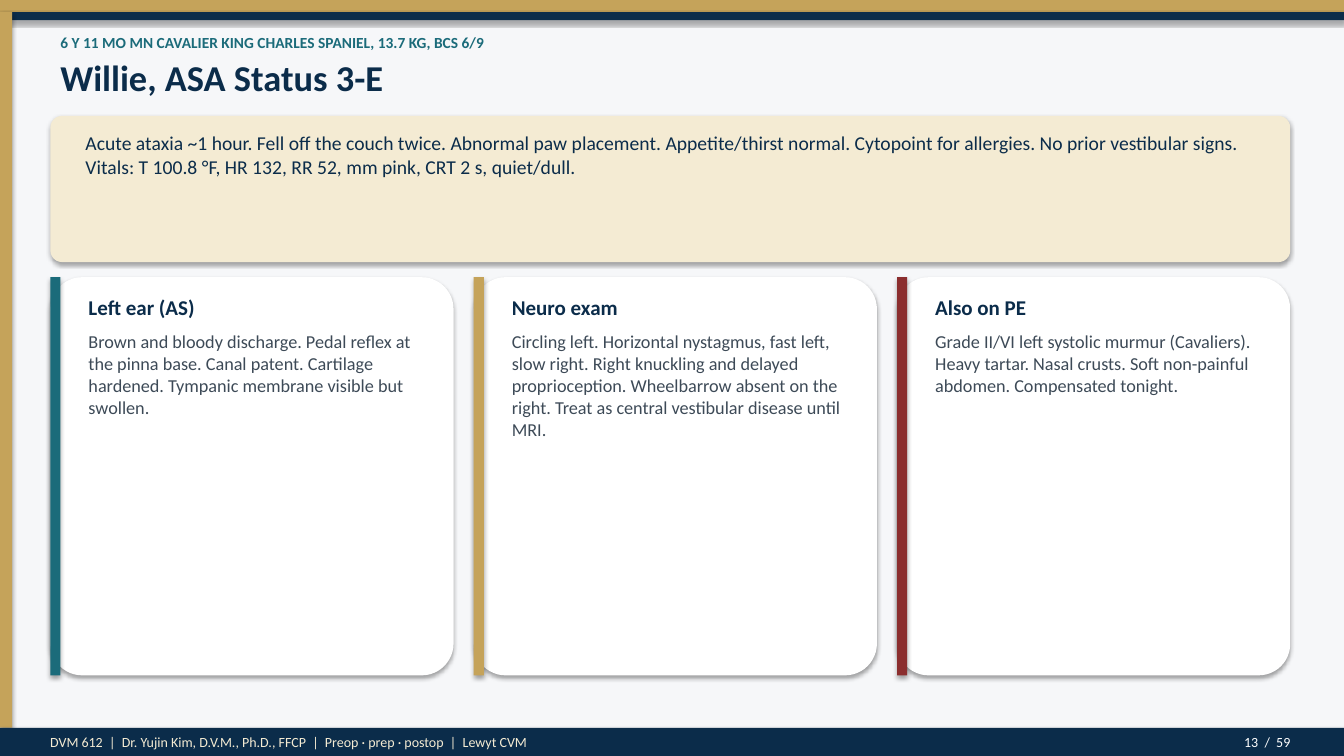
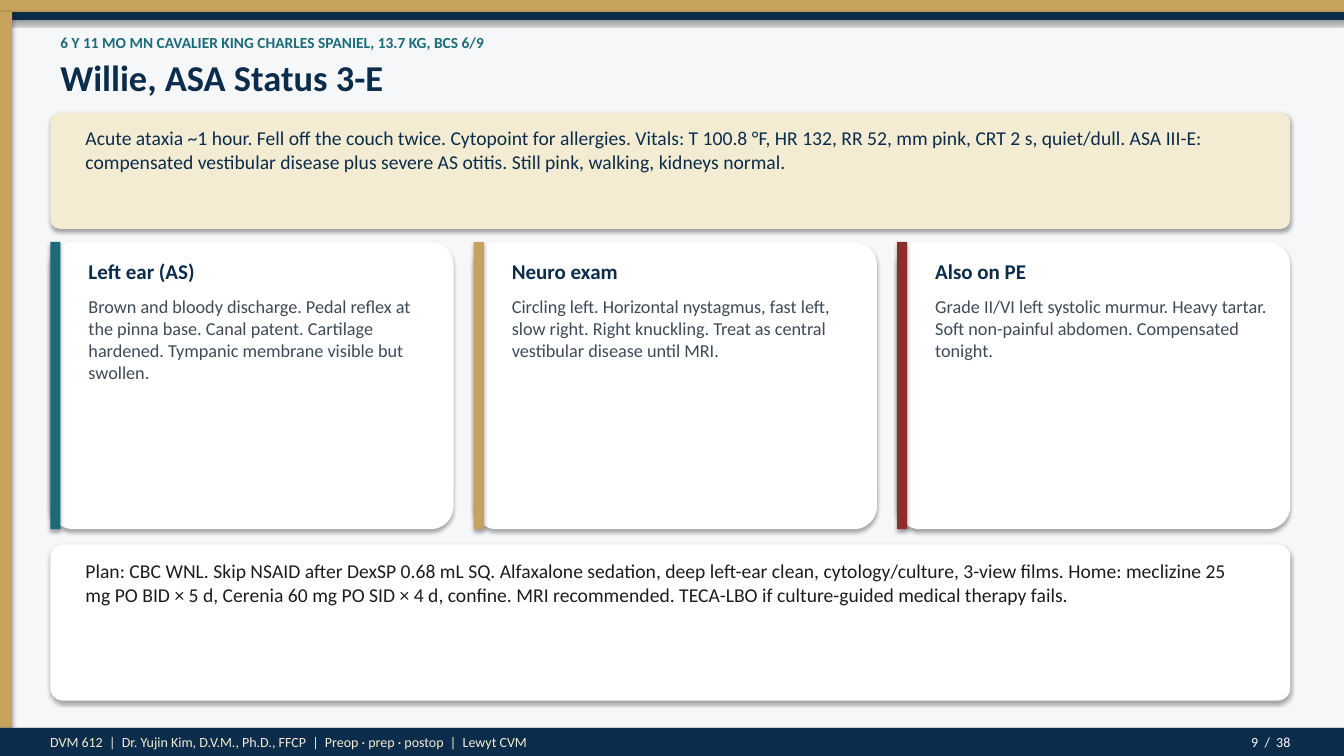
Before and after one commit to drkimvet/happycare, a slide deck: slide 9 of lectures/DVM-612_Week4_Preop_PatientPrep_Postop.pptx (slide 13 before the commit). Drawn at 1344x756 pixels with LibreOffice and Linux fonts; fonts in the diff are those of the drawing. Boxes give left, top, right and bottom in pixels: in the first picture for what was removed or moved away, otherwise in the second. Text is boxed around its words. In the diff, an @@ line names an element or a change of style, - is before the commit and + after.

```diff
--- a/lectures/DVM-612_Week4_Preop_PatientPrep_Postop.pptx
+++ b/lectures/DVM-612_Week4_Preop_PatientPrep_Postop.pptx
@@ rounded rectangle: place and size @@
-rounded rectangle at (50, 116, 1291, 262)
+rounded rectangle at (50, 113, 1291, 229)
@@ text at (85, 131, 1202, 173): text changed @@
-Acute ataxia ~1 hour. Fell off the couch twice. Abnormal paw placement. Appetite/thirst normal. Cytopoint for allergies. No prior vestibular signs. Vitals: T 100.8 °F, HR 132, RR 52, mm pink, CRT 2 s, quiet/dull.
+Acute ataxia ~1 hour. Fell off the couch twice. Cytopoint for allergies. Vitals: T 100.8 °F, HR 132, RR 52, mm pink, CRT 2 s, quiet/dull. ASA III-E: compensated vestibular disease plus severe AS otitis. Still pink, walking, kidneys normal.
@@ rounded rectangle: place and size @@
-rounded rectangle at (50, 277, 454, 676)
+rounded rectangle at (50, 242, 454, 529)
@@ rectangle: place and size @@
-rectangle at (50, 277, 60, 676)
+rectangle at (50, 242, 60, 529)
@@ rounded rectangle: place and size @@
-rounded rectangle at (474, 277, 877, 676)
+rounded rectangle at (474, 242, 877, 529)
@@ rectangle: place and size @@
-rectangle at (474, 277, 484, 676)
+rectangle at (474, 242, 484, 529)
@@ rounded rectangle: place and size @@
-rounded rectangle at (897, 277, 1291, 676)
+rounded rectangle at (897, 242, 1291, 529)
@@ rectangle: place and size @@
-rectangle at (897, 277, 907, 676)
+rectangle at (897, 242, 907, 529)
@@ 3 texts: place and size @@
-3 texts at (88, 299, 1026, 318)
+3 texts at (88, 263, 1026, 282)
@@ text "Brown and bloody discharge. Pedal ...": place and size @@
-text "Brown and bloody discharge. Pedal ..." at (88, 335, 411, 414)
+text "Brown and bloody discharge. Pedal ..." at (88, 300, 411, 379)
@@ text at (512, 300, 830, 357): text changed @@
-Circling left. Horizontal nystagmus, fast left, slow right. Right knuckling and delayed proprioception. Wheelbarrow absent on the right. Treat as central vestibular disease until MRI.
+Circling left. Horizontal nystagmus, fast left, slow right. Right knuckling. Treat as central vestibular disease until MRI.
@@ text at (935, 300, 1267, 360): text changed @@
-Grade II/VI left systolic murmur (Cavaliers). Heavy tartar. Nasal crusts. Soft non-painful abdomen. Compensated tonight.
+Grade II/VI left systolic murmur. Heavy tartar. Soft non-painful abdomen. Compensated tonight.
@@ rounded rectangle added at (50, 544, 1291, 701), fill #FFFFFF @@
@@ text added at (85, 564, 1226, 606), 14 pt, text #1C1C1C @@
+Plan: CBC WNL. Skip NSAID after DexSP 0.68 mL SQ. Alfaxalone sedation, deep left-ear clean, cytology/culture, 3-view films. Home: meclizine 25 mg PO BID × 5 d, Cerenia 60 mg PO SID × 4 d, confine. MRI recommended. TECA-LBO if culture-guided medical therapy fails.
@@ text at (1251, 737, 1290, 747): text changed @@
-13 / 59
+9 / 38
```
Also in this commit, not shown: 37 other slides changed, 21 slides removed, 2 other files.
